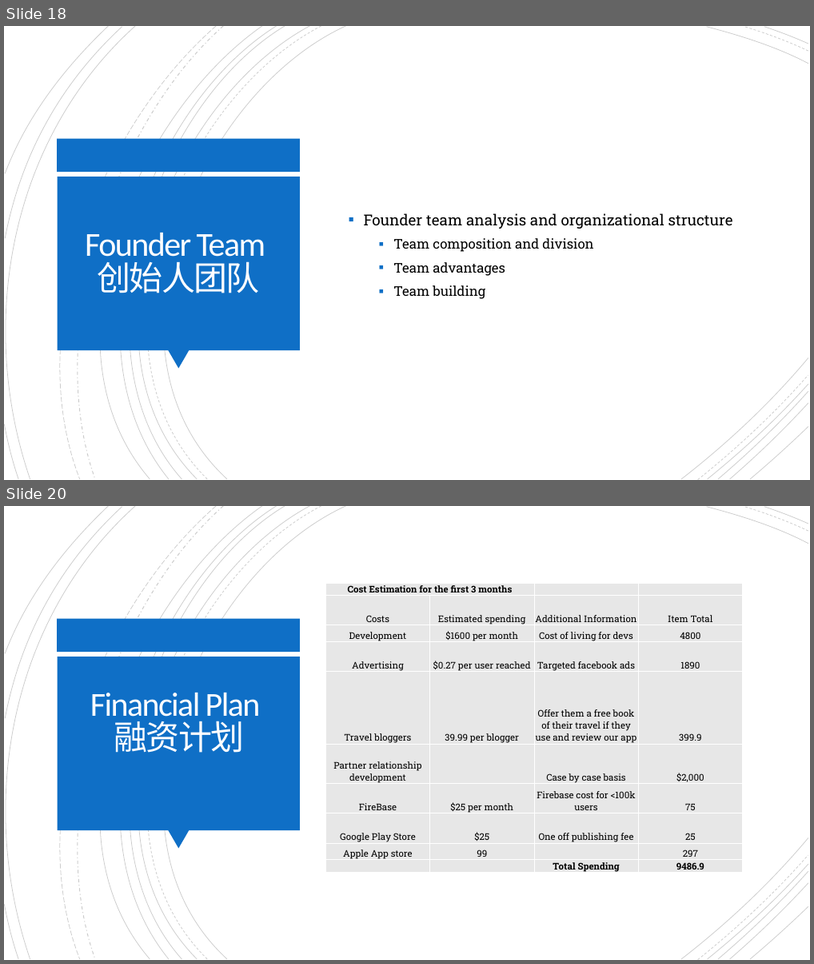
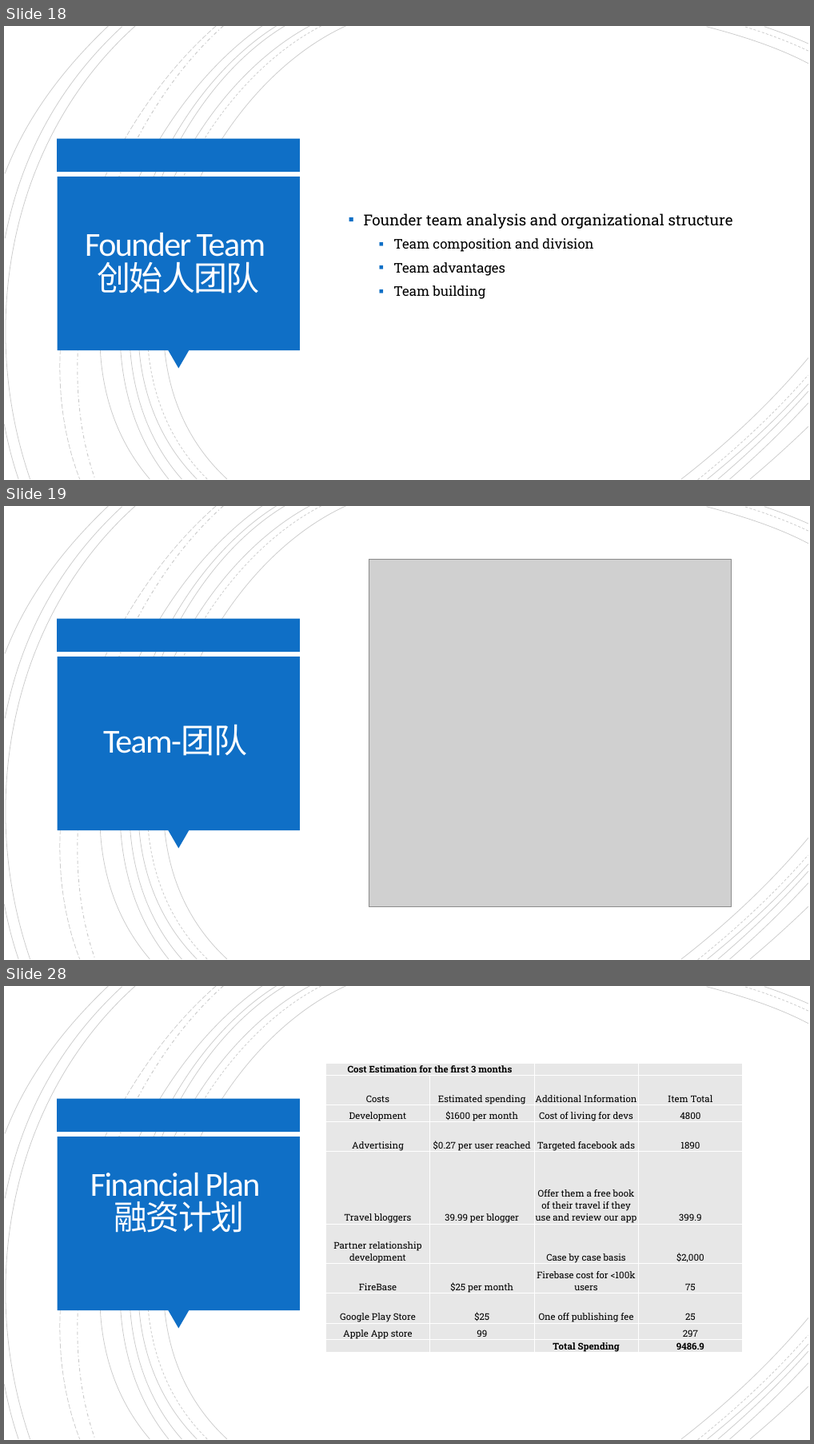
Before and after one commit to SummerProgram2018/AdvenShare, a slide deck: Advenshare Final ppt.pptx. Shown one above the other, each under a label of ours: slides 18 and 20 before the commit, slides 18, 19 and 28 after it; the slides between them are not shown. The pictures are 814x964 and 814x1444 pixels, drawn with LibreOffice and Linux fonts; fonts in the diff are those of the drawing; grey boxes stand for pictures. Boxes give left, top, right and bottom in pixels: in the first picture for what was removed or moved away, otherwise in the second. Text is boxed around its words. In the diff, an @@ line names an element or a change of style, - is before the commit and + after.

```diff
--- a/Advenshare Final ppt.pptx
+++ b/Advenshare Final ppt.pptx
@@ slide 19 added at <box>4,506,810,960</box>, background #FFFFFF; not listed: 24 template elements that a slide beside it also shows @@
@@ picture added at <box>370,560,732,907</box> @@
@@ title added at <box>103,725,247,756</box>, 40 pt, text #FFFFFF @@
+Team-团队
@@ what was slide 20 is now slide 28 @@
```
Also in this commit, not shown: 8 other slides added, 1 slide removed, 1 other file.
